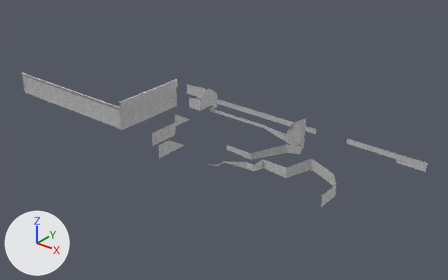
The FBX model Steel Heel Jam/Assets/Art/Meshes/Powerhouse/SM_ConcreteWall_01.fbx, before and after one commit.
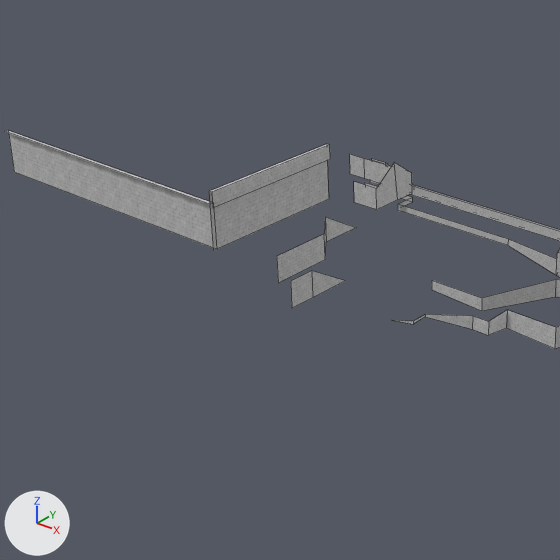
There are two pictures of each version: one whole from a camera (50 mm lens) standing at (91.0, -136.2, 80.9) and looking at (-13.6, -5.4, -0.1), one close up on the part from 4% to 64% of the width and 3% to 100% of the height. The lights are fixed; the arrows at lower left show +X, +Y and +Z. The close-ups show mesh edges as thin lines. Vertices at the same position are counted once.

Before the edit, the objects in view are built like this:
```python
me_plane_006 = bpy.data.meshes.new('Plane.006')
me_plane_006.from_pydata(...)  # 120 vertices, 52 faces; spans x -91.6..41.0, y -30.0..14.5, z -0.6..10.0
me_plane_006.materials.append(mat_m_concretewall_01)  # picture img_t_concretewall_01_d_png
ob_sm_concretewall_01 = bpy.data.objects.new('SM_ConcreteWall_01', me_plane_006)
ob_sm_concretewall_01.location = (0.0, 0.0, 0.0)
```
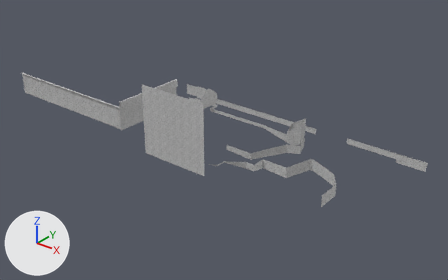
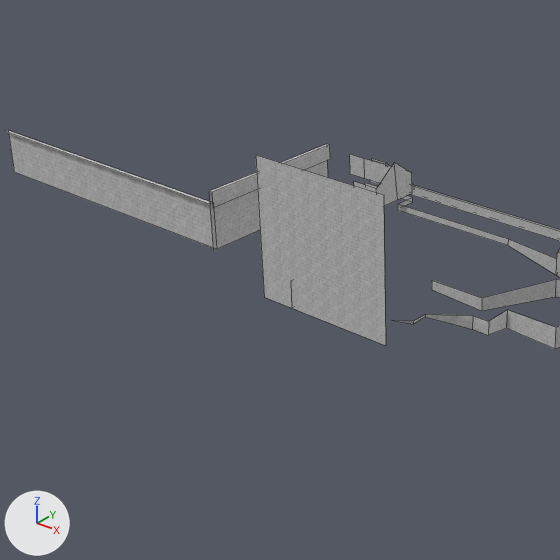
Boxes [x1, y1, x2, y2] around the edits, measured in the close-ups (560 x 560 px):
part 1 of me_plane_006, added
    after: [256, 155, 386, 345]

What changed in the scene script:
```text
Change me_plane_006:
    used by ob_sm_concretewall_01; location = (0.0, 0.0, 0.0)
    verts and faces of me_plane_006; kept vertices keep their numbers, new ones are numbered from 120
    remove me_plane_006.from_pydata(...)  # 120 vertices, 52 faces; spans x -91.6..41.0, y -30.0..14.5, z -0.6..10.0
    add me_plane_006.from_pydata(...)  # 124 vertices, 53 faces; spans x -91.6..41.0, y -30.0..14.5, z -0.6..22.9
    me_plane_006 part 1
    add verts[120] = (-21.7, -30.0, 22.9)  # pixel (255, 154)
    add verts[121] = (-0.4, -30.0, 22.9)  # pixel (383, 194)
    add verts[122] = (-21.7, -30.0, 2.7)  # pixel (264, 297)
    add verts[123] = (-0.4, -30.0, 2.7)  # pixel (385, 345)
    add faces += [(120, 121, 123, 122)]
```
